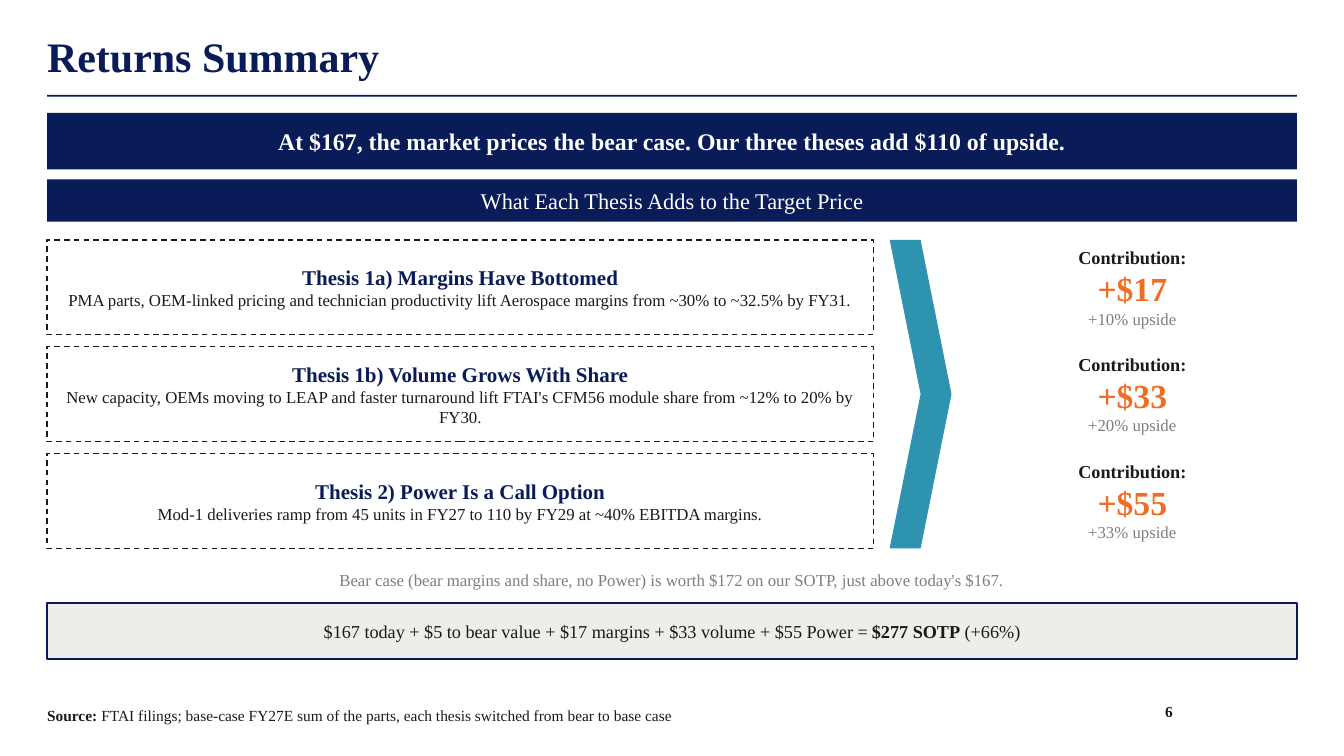
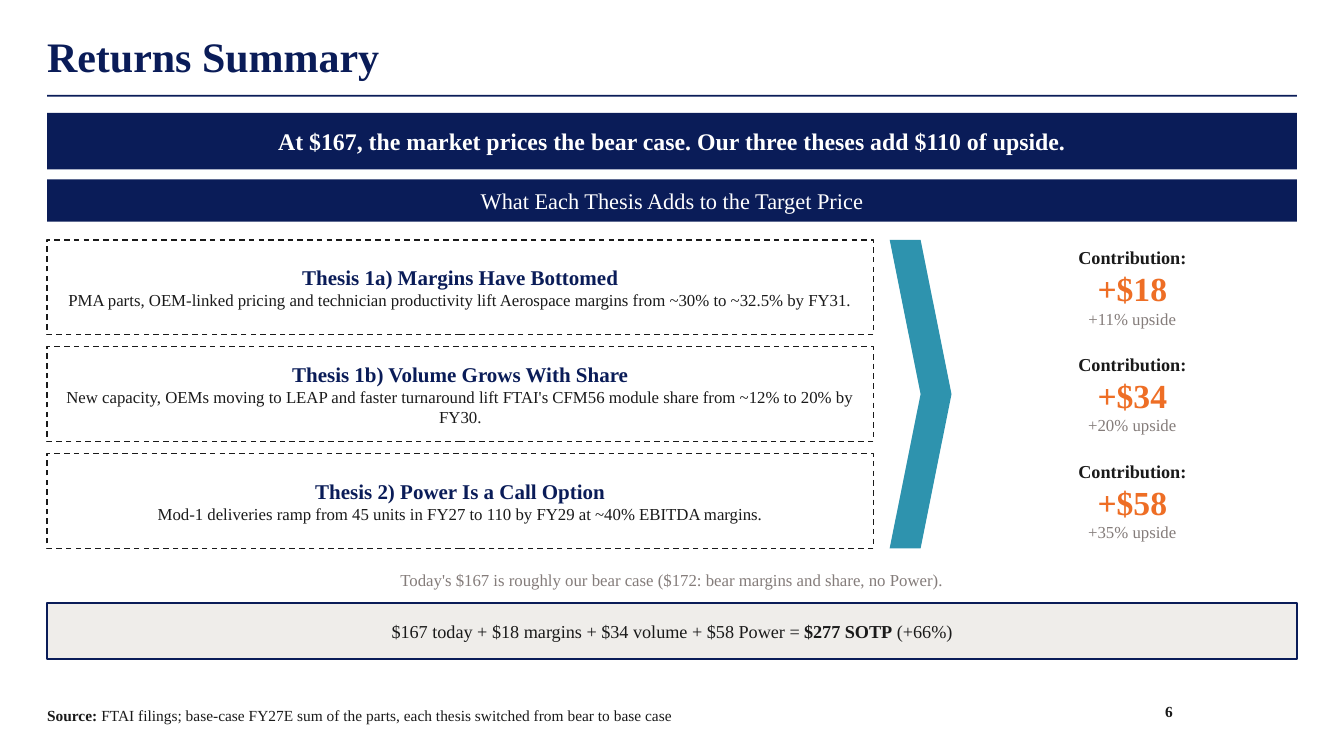
Before and after one commit to maxlsmls-dot/SPOT, a slide deck: slide 6 of deck/FTAI_Long_Pitch.pptx. Drawn at 1344x756 pixels with LibreOffice and Linux fonts; fonts in the diff are those of the drawing; background and template pictures are left out. Boxes give left, top, right and bottom in pixels: in the first picture for what was removed or moved away, otherwise in the second. Text is boxed around its words. In the diff, an @@ line names an element or a change of style, - is before the commit and + after.

```diff
--- a/deck/FTAI_Long_Pitch.pptx
+++ b/deck/FTAI_Long_Pitch.pptx
@@ text at (1088, 276, 1176, 329): text changed @@
-+$17
-+10% upside
++$18
++11% upside
@@ text at (1098, 383, 1168, 411): text changed @@
-+$33
++$34
@@ text at (1088, 490, 1177, 542): text changed @@
-+$55
-+33% upside
++$58
++35% upside
@@ text at (400, 574, 943, 590): text changed @@
-Bear case (bear margins and share, no Power) is worth $172 on our SOTP, just above today's $167.
+Today's $167 is roughly our bear case ($172: bear margins and share, no Power).
@@ text in rectangle at (392, 625, 953, 642): text changed @@
-$167 today + $5 to bear value + $17 margins + $33 volume + $55 Power = $277 SOTP (+66%)
+$167 today + $18 margins + $34 volume + $58 Power = $277 SOTP (+66%)
```
Also in this commit, not shown: 1 other slide changed, 1 other file.
